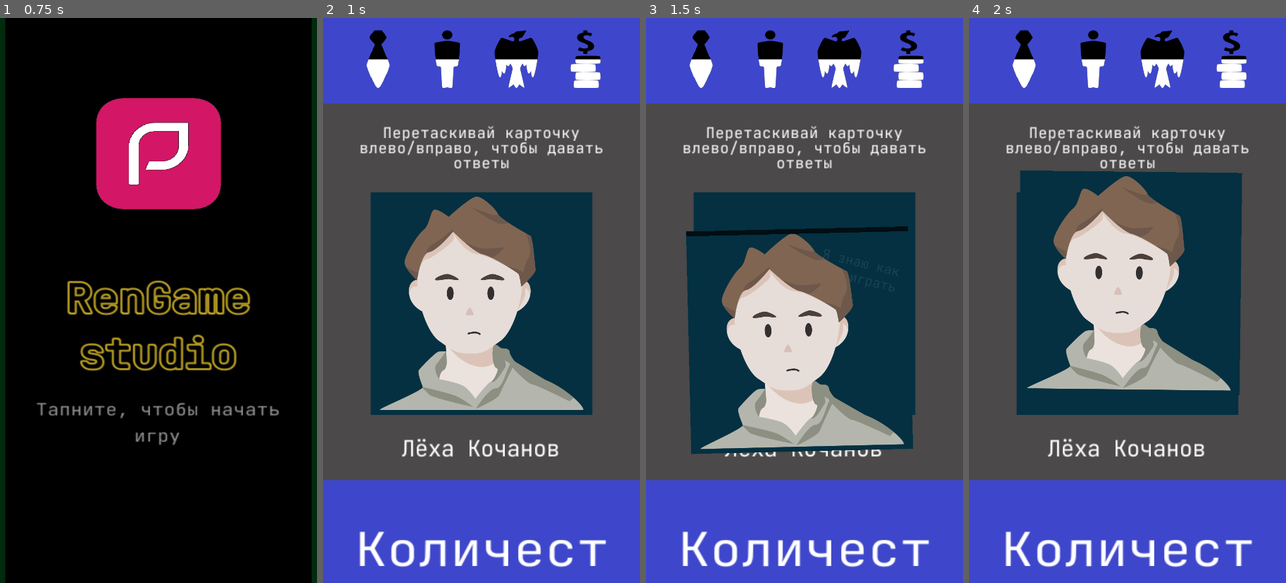
Above: before the commit, frames 1-4 (left to right).
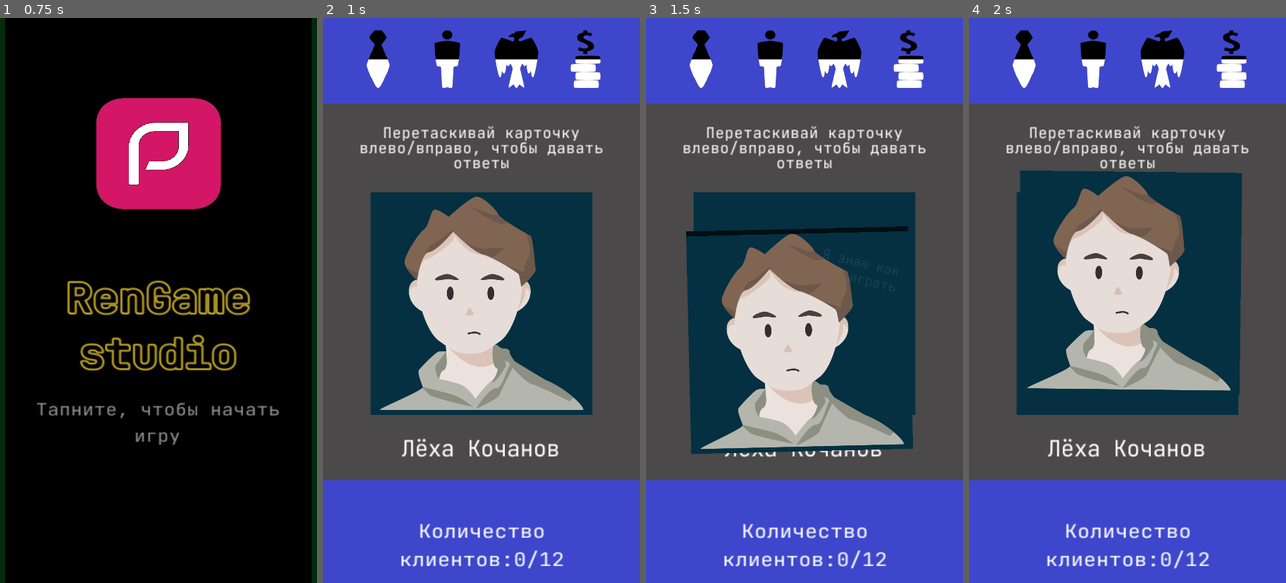
Above: after the commit, the same moments.

Repository: Nothengem/Detectivus
Game: Godot game, scene res://Scenes/StartMenu.tscn
Same seed, same stepped clock (60 frames per second), same inputs: the game is played once before the commit and once after it.
Inputs (mouse positions are in pixels of both pictures, inside the frame that each line leads up to):
- Up to frame 1 (0.75 s): tap Enter at 0.5 s; move the mouse to (228, 272) at 0.52 s; click (228, 272) at 0.67 s
- Up to frame 2 (1 s): no input
- Up to frame 3 (1.5 s): tap Space at 1.25 s; drag from (804, 306) to (788, 413) at 1.27 s
- Up to frame 4 (2 s): no input

Frame 1 is identical in both runs. In frame 2, 2.4% of the frame differs, in the area x 11-90%, y 89-98%; in frame 3, 2.4%; in frame 4, 2.4%.

Commit message:
no message

Diff:
--- a/Scenes/Balance.tscn
+++ b/Scenes/Balance.tscn
@@ -11,7 +11,13 @@
 [ext_resource path="res://Resources/GFX/CustomerWhite.svg" type="Texture" id=9]
 [ext_resource path="res://Resources/GFX/NoItem.png" type="Texture" id=10]
 [ext_resource path="res://Scenes/Balance.gd" type="Script" id=11]
-[ext_resource path="res://Resources/GFX/Interface/Font/TextGame.tres" type="DynamicFont" id=12]
+[ext_resource path="res://Resources/GFX/Interface/Font/JetBrainsMono-VariableFont_wght.ttf" type="DynamicFontData" id=12]
+
+[sub_resource type="DynamicFont" id=9]
+size = 20
+outline_color = Color( 0, 0, 0, 1 )
+use_filter = true
+font_data = ExtResource( 12 )
 
 [sub_resource type="Animation" id=1]
 resource_name = "HealthMinus"
@@ -308,13 +314,13 @@
 anchor_top = 0.868333
 anchor_right = 0.931035
 anchor_bottom = 0.966667
-custom_fonts/font = ExtResource( 12 )
+custom_fonts/font = SubResource( 9 )
 text = "Количество клиентов:
 10/20"
 align = 1
 autowrap = true
 __meta__ = {
-"_edit_use_anchors_": true
+"_edit_use_anchors_": false
 }
 
 [node name="Tween" type="Tween" parent="."]
Not shown: 1 places in Scenes/Balance.tscn that only renumber resources
